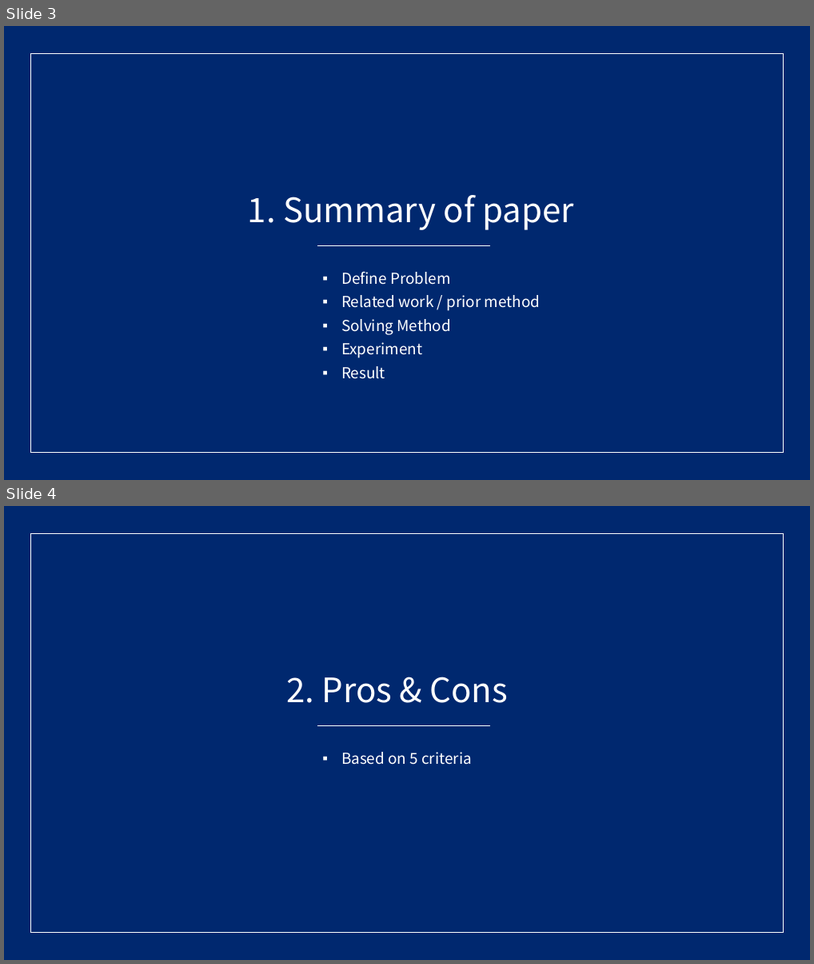
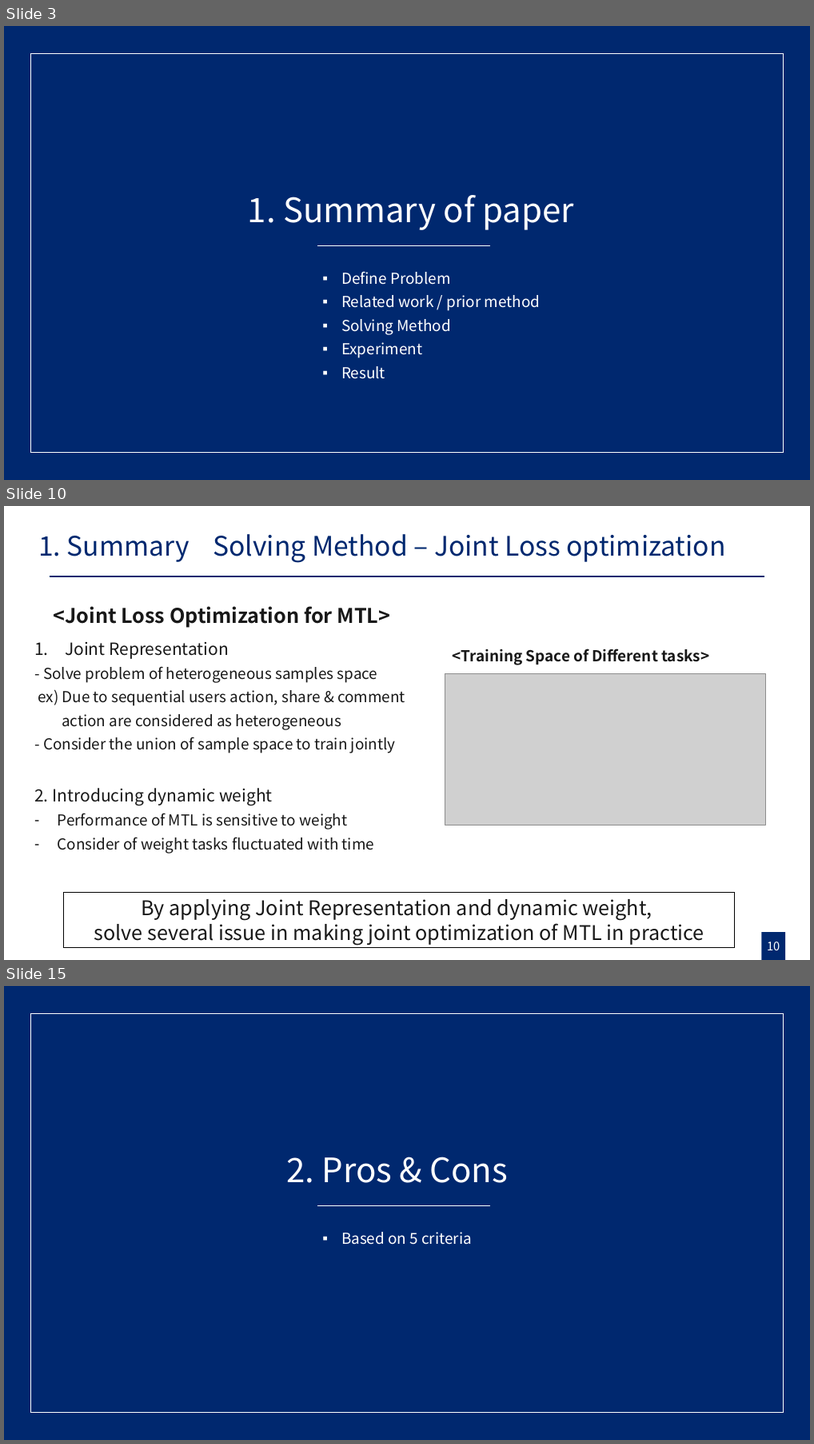
Before and after one commit to gusrn0505/TIL, a slide deck: [PPTPLUG]PP-151/RecSys 발표 자료 준비.pptx. Shown one above the other, each under a label of ours: slides 3 and 4 before the commit, slides 3, 10 and 15 after it; the slides between them are not shown. The pictures are 814x964 and 814x1444 pixels, drawn with LibreOffice and Linux fonts; fonts in the diff are those of the drawing; grey boxes stand for pictures. Boxes give left, top, right and bottom in pixels: in the first picture for what was removed or moved away, otherwise in the second. Text is boxed around its words. In the diff, an @@ line names an element or a change of style, - is before the commit and + after.

```diff
--- a/[PPTPLUG]PP-151/RecSys 발표 자료 준비.pptx
+++ b/[PPTPLUG]PP-151/RecSys 발표 자료 준비.pptx
@@ slide 10 added at [4,506,810,960], background #FFFFFF @@
@@ text added at [38,536,190,562], 32 pt, text #00286F @@
+1. Summary
@@ title added at [213,534,726,563], 32 pt, text #00286F @@
+Solving Method – Joint Loss optimization
@@ line added from (50, 576) to (765, 576), #00286F 2.25 pt @@
@@ text added at [53,606,391,628], 24 pt, text #181818, bold @@
+<Joint Loss Optimization for MTL>
@@ text added at [34,642,406,853], 18 pt, text #181818 @@
+1. Joint Representation
+- Solve problem of heterogeneous samples space
+ex) Due to sequential users action, share & comment
+action are considered as heterogeneous
+- Consider the union of sample space to train jointly
+2. Introducing dynamic weight
+– Performance of MTL is sensitive to weight
+– Consider of weight tasks fluctuated with time
@@ text added at [453,648,710,665], 18 pt, text #181818, bold @@
+<Training Space of Different tasks>
@@ picture added at [446,673,766,825] @@
@@ rectangle added at [63,892,735,947], outline #000000 0.75 pt, 24 pt, text #181818 @@
+By applying Joint Representation and dynamic weight,
+solve several issue in making joint optimization of MTL in practice
@@ rectangle added at [762,932,786,960], fill #00286F @@
@@ page number added at [767,941,780,950], 14 pt, text #FFFFFF @@
+10
@@ what was slide 4 is now slide 15 @@
```
Also in this commit, not shown: 2 slides changed, 9 other slides added, 4 slides removed.
